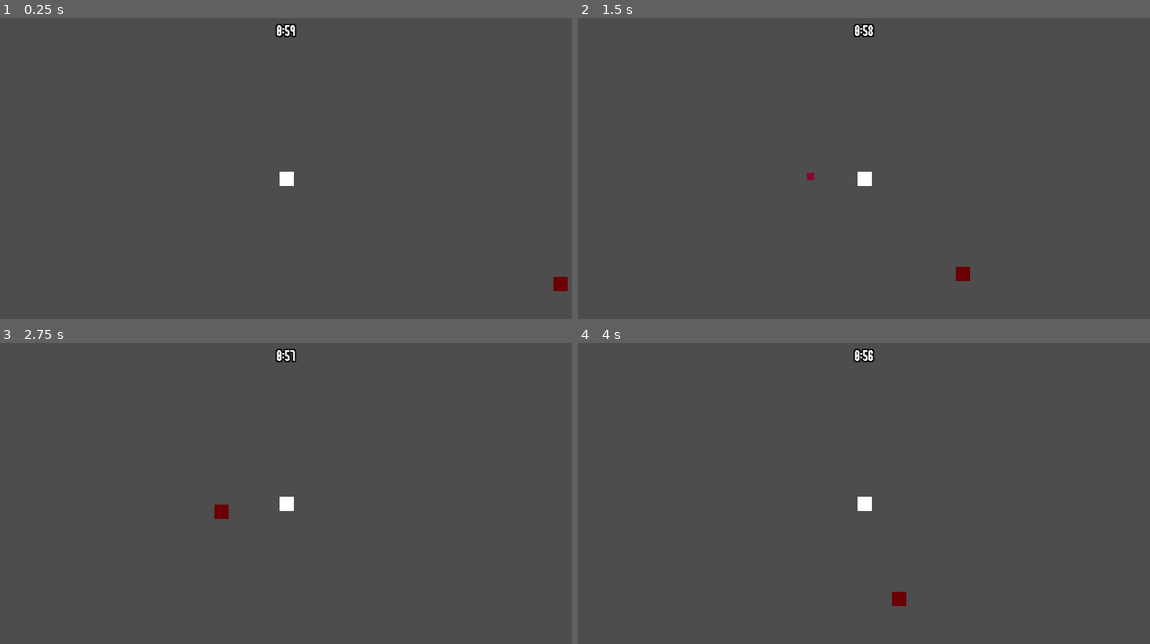
Above: before the commit, frames 1-4 (two rows, left to right).
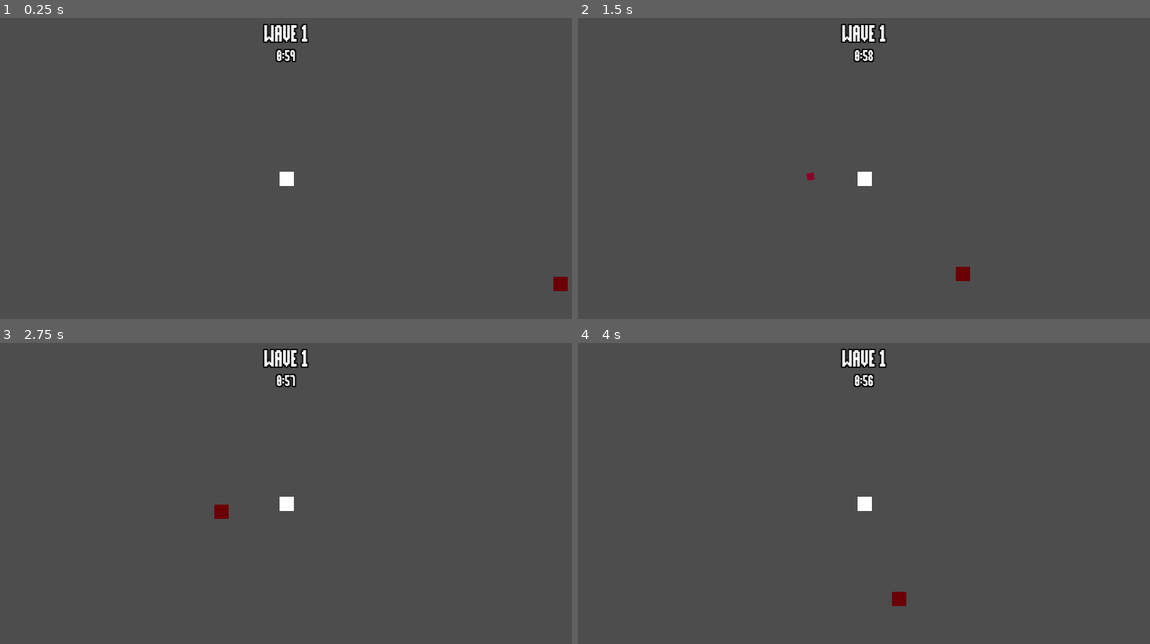
Above: after the commit, the same moments.

Repository: Huffmanz/BloodDebt
Game: Godot game, scene res://levels/world.tscn
Same seed, same stepped clock (60 frames per second), same inputs: the game is played once before the commit and once after it.
Inputs (mouse positions are in pixels of both pictures, inside the frame that each line leads up to):
- Up to frame 1 (0.25 s): no input
- Up to frame 2 (1.5 s): tap Enter at 0.5 s; move the mouse to (989, 162) at 0.52 s; hold D (move_right) 0.53-1.28 s; tap Shift (dash) at 0.6 s; move the mouse to (749, 195) at 1.27 s; hold S (move_down) from 1.28 s (still down); click (749, 195) at 1.35 s
- Up to frame 3 (2.75 s): move the mouse to (343, 433) at 2.02 s; release S (move_down) at 2.03 s; hold D (move_right) from 2.03 s (still down); tap Shift (dash) at 2.1 s
- Up to frame 4 (4 s): move the mouse to (835, 568) at 2.77 s; release D (move_right) at 2.78 s; hold W (move_up) 2.78-3.53 s; click (835, 568) at 2.85 s; move the mouse to (1035, 550) at 3.52 s; hold A (move_left) from 3.53 s (still down); tap Shift (dash) at 3.6 s

The runs differ from the first frame. In frame 1, 0.5% of the frame differs, in the area x 45-55%, y 1-15%; in frame 2, 0.5%; in frame 3, 0.5%; in frame 4, 0.5%.

Commit message:
adding wave number ui and events

Diff:
--- a/autoload/game_events.gd
+++ b/autoload/game_events.gd
@@ -4,7 +4,8 @@
 signal player_blood_gained(amount: float)
 signal player_health_updated(current_health: float)
 
-signal wave_complete()
+signal wave_started(wave_number: int)
+signal wave_complete(wave_number: int)
 
 func emit_camera_shake(camera_shake_strength: float) -> void:
 	camera_shake.emit(camera_shake_strength)
--- a/enemy/enemy.gd
+++ b/enemy/enemy.gd
@@ -6,6 +6,5 @@
 func _ready():
 	health_component.died.connect(on_died)
 
-
 func on_died():
 	queue_free()
--- a/managers/wave_time_manager.gd
+++ b/managers/wave_time_manager.gd
@@ -23,10 +23,11 @@
 	timer.wait_time = next_wave_time
 	current_wave += 1
 	timer.start()
+	GameEvents.wave_started.emit(current_wave)
 
 func get_time_elapsed():
 	return timer.time_left
 
 func on_timer_timeout():
-	GameEvents.wave_complete.emit()
+	GameEvents.wave_complete.emit(current_wave)
 	#MetaProgression.save()
--- a/ui/wave_time_ui.tscn
+++ b/ui/wave_time_ui.tscn
@@ -13,10 +13,38 @@
 grow_vertical = 2
 theme_override_constants/margin_top = 8
 
-[node name="Label" type="Label" parent="MarginContainer"]
+[node name="VBoxContainer" type="VBoxContainer" parent="MarginContainer"]
+layout_mode = 2
+
+[node name="WaveNumberUI" type="HBoxContainer" parent="MarginContainer/VBoxContainer"]
+layout_mode = 2
+size_flags_horizontal = 4
+size_flags_vertical = 4
+
+[node name="WaveTextLabel" type="Label" parent="MarginContainer/VBoxContainer/WaveNumberUI"]
+layout_mode = 2
+theme_override_constants/outline_size = 6
+theme_override_font_sizes/font_size = 24
+text = "WAVE"
+
+[node name="WaveNumberLabel" type="Label" parent="MarginContainer/VBoxContainer/WaveNumberUI"]
 unique_name_in_owner = true
 layout_mode = 2
 size_flags_horizontal = 4
+theme_override_colors/font_outline_color = Color(0, 0, 0, 1)
+theme_override_constants/outline_size = 6
+theme_override_font_sizes/font_size = 24
+text = "1
+"
+
+[node name="HBoxContainer" type="HBoxContainer" parent="MarginContainer/VBoxContainer"]
+layout_mode = 2
+size_flags_horizontal = 4
 size_flags_vertical = 0
+
+[node name="WaveTimeLabel" type="Label" parent="MarginContainer/VBoxContainer/HBoxContainer"]
+unique_name_in_owner = true
+layout_mode = 2
+size_flags_horizontal = 4
 theme_override_constants/outline_size = 6
 text = "0:00"
--- a/ui/wave_timer.gd
+++ b/ui/wave_timer.gd
@@ -1,7 +1,11 @@
 extends CanvasLayer
 
 @export var wave_time_manager: Node
-@onready var label = %Label
+@onready var label = %WaveTimeLabel
+@onready var wave_number_label: Label = %WaveNumberLabel
+
+func _ready() -> void:
+	GameEvents.wave_started.connect(_wave_started)
 
 func _process(delta):
 	if wave_time_manager == null:
@@ -14,3 +18,6 @@
 	var minutes = floor(seconds / 60)
 	var remaining_seconds = seconds - (minutes * 60)
 	return str(minutes) + ":" + ("%02d" % floor(remaining_seconds))
+
+func _wave_started(wave_number:int):
+	wave_number_label.text = str(wave_number)
